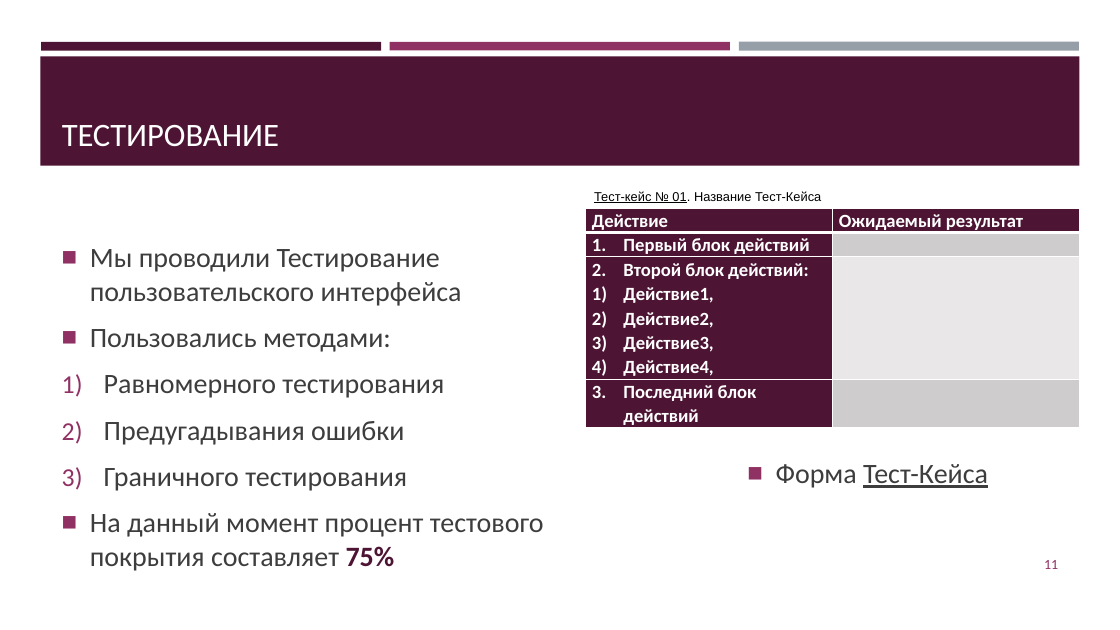
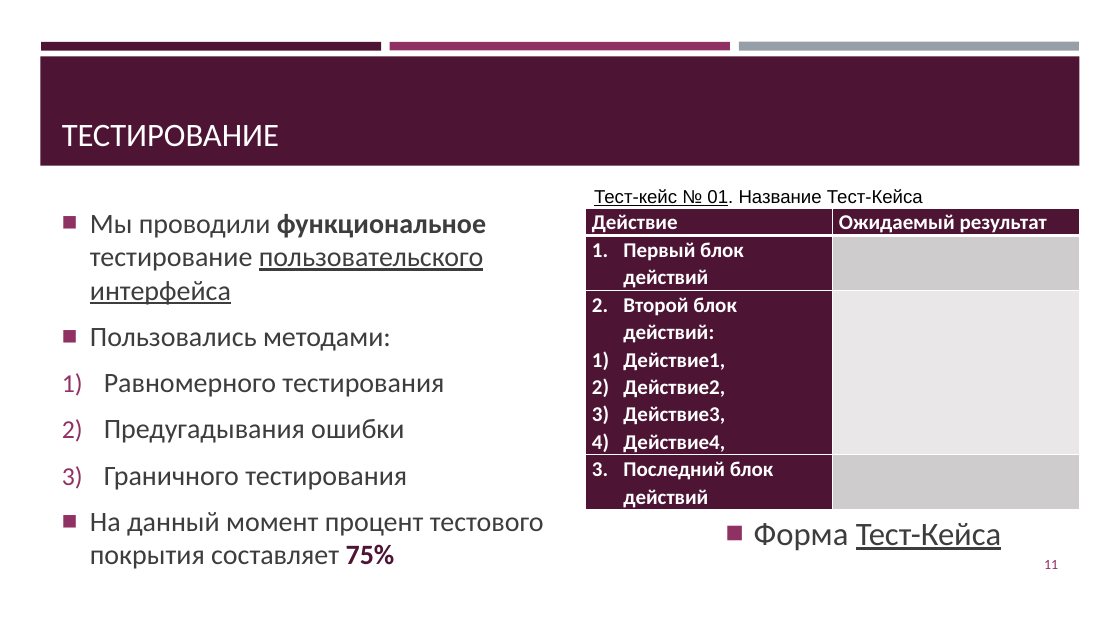
Before and after one commit to jecsonM/MDKmyWORKasAstudent, a slide deck: slide 11 of Сайт для компании «Кисловодск-строй».pptx. Drawn at 1120x630 pixels with LibreOffice and Linux fonts; fonts in the diff are those of the drawing. Boxes give left, top, right and bottom in pixels: in the first picture for what was removed or moved away, otherwise in the second. Text is boxed around its words. In the diff, an @@ line names an element or a change of style, - is before the commit and + after.

```diff
--- a/Сайт для компании «Кисловодск-строй».pptx
+++ b/Сайт для компании «Кисловодск-строй».pptx
@@ text "Мы проводили функциональное тестирование пользовательского ...": place and size @@
-text "Мы проводили функциональное тестирование пользовательского ..." at (90, 249, 544, 571)
+text "Мы проводили функциональное тестирование пользовательского ..." at (90, 214, 544, 569)
@@ text "Тест-кейс № 01. Название Тест-Кейса" at (594, 189, 923, 206): size 11 to 16 pt @@
@@ table at (586, 208, 1080, 514) @@
@@ size 16 to 18 pt @@
@@ text at (90, 214, 486, 305): text changed @@
-■ Мы проводили Тестирование пользовательского интерфейса
+■ Мы проводили функциональное тестирование пользовательского интерфейса
@@ text "Форма Тест-Кейса": place and size @@
-text "Форма Тест-Кейса" at (776, 464, 988, 488)
+text "Форма Тест-Кейса" at (754, 523, 1001, 551)
@@ text "Форма Тест-Кейса" at (754, 523, 1001, 551): size 24 to 28 pt @@
```
Also in this commit, not shown: 4 other slides changed, 3 slides added, 1 slide removed, 1 other file.
